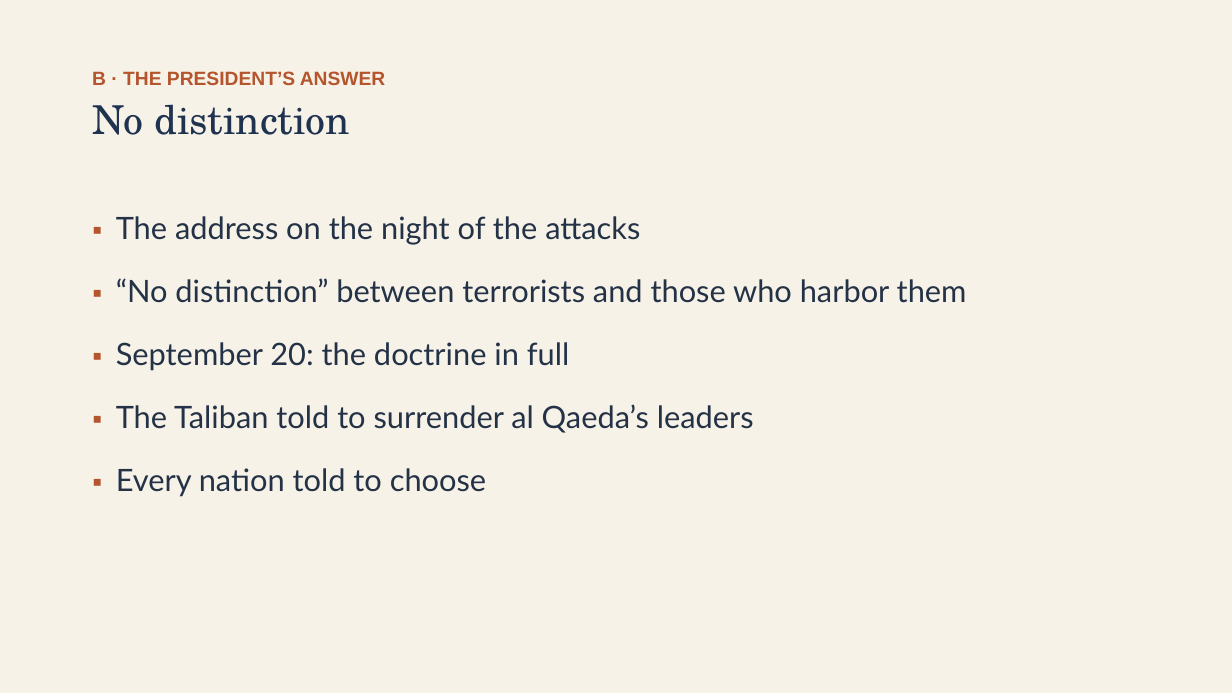
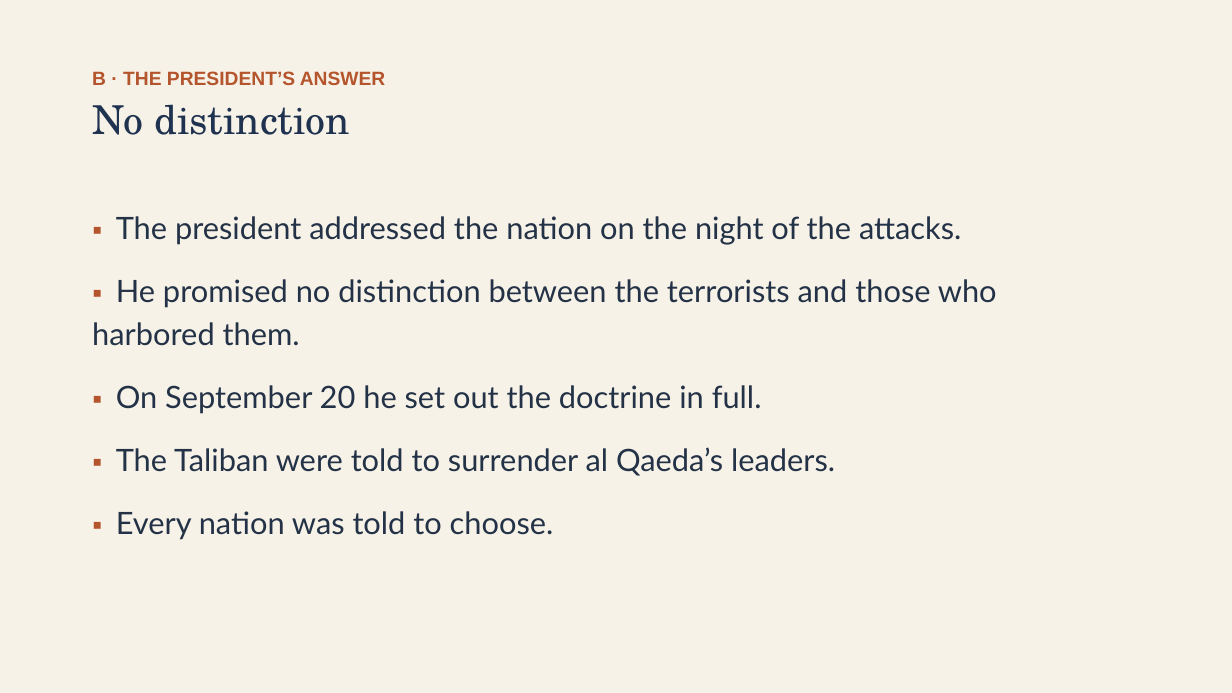
Before and after one commit to ab17gthb/humanities-curriculum-group, a slide deck: slide 8 of modern-america/lesson-06/lesson-06-slides.pptx. Drawn at 1232x693 pixels with LibreOffice and Linux fonts; fonts in the diff are those of the drawing. Boxes give left, top, right and bottom in pixels: in the first picture for what was removed or moved away, otherwise in the second. Text is boxed around its words. In the diff, an @@ line names an element or a change of style, - is before the commit and + after.

Commit message:
Rollout: Modern America L6 reworked and live (September 11 and the War on Terror)

```diff
--- a/modern-america/lesson-06/lesson-06-slides.pptx
+++ b/modern-america/lesson-06/lesson-06-slides.pptx
@@ text at (92, 216, 997, 540): text changed @@
-▪ The address on the night of the attacks
-▪ “No distinction” between terrorists and those who harbor them
-▪ September 20: the doctrine in full
-▪ The Taliban told to surrender al Qaeda’s leaders
-▪ Every nation told to choose
+▪ The president addressed the nation on the night of the attacks.
+▪ He promised no distinction between the terrorists and those who harbored them.
+▪ On September 20 he set out the doctrine in full.
+▪ The Taliban were told to surrender al Qaeda’s leaders.
+▪ Every nation was told to choose.
```
Also in this commit, not shown: 11 other slides changed, 6 other files.
